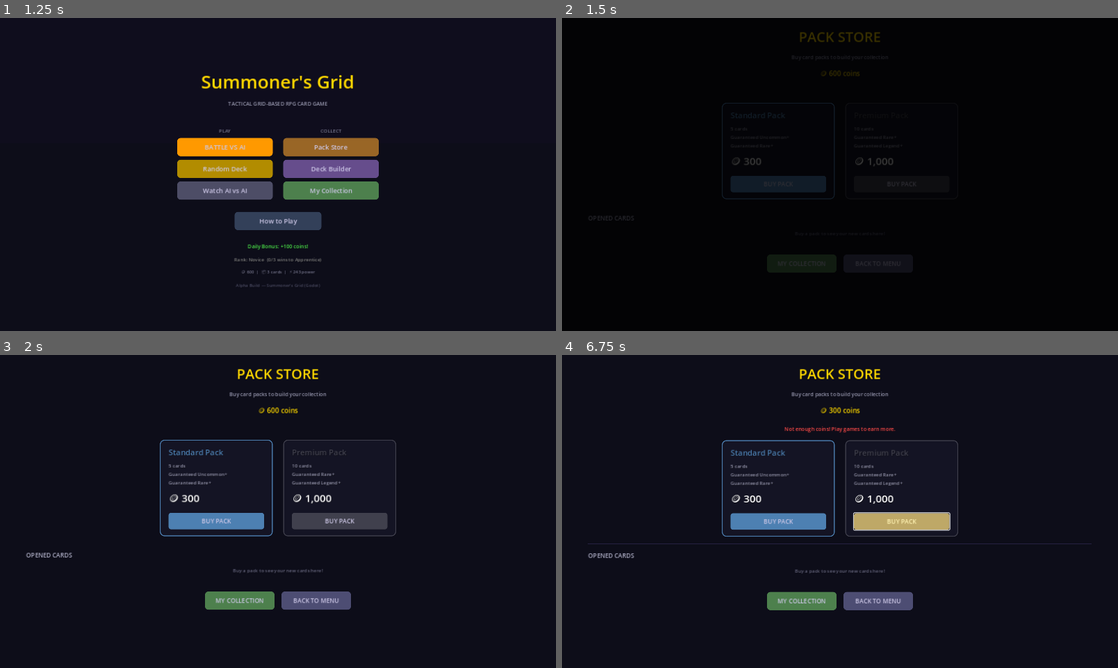
Above: before the commit, frames 1-4 (two rows, left to right).
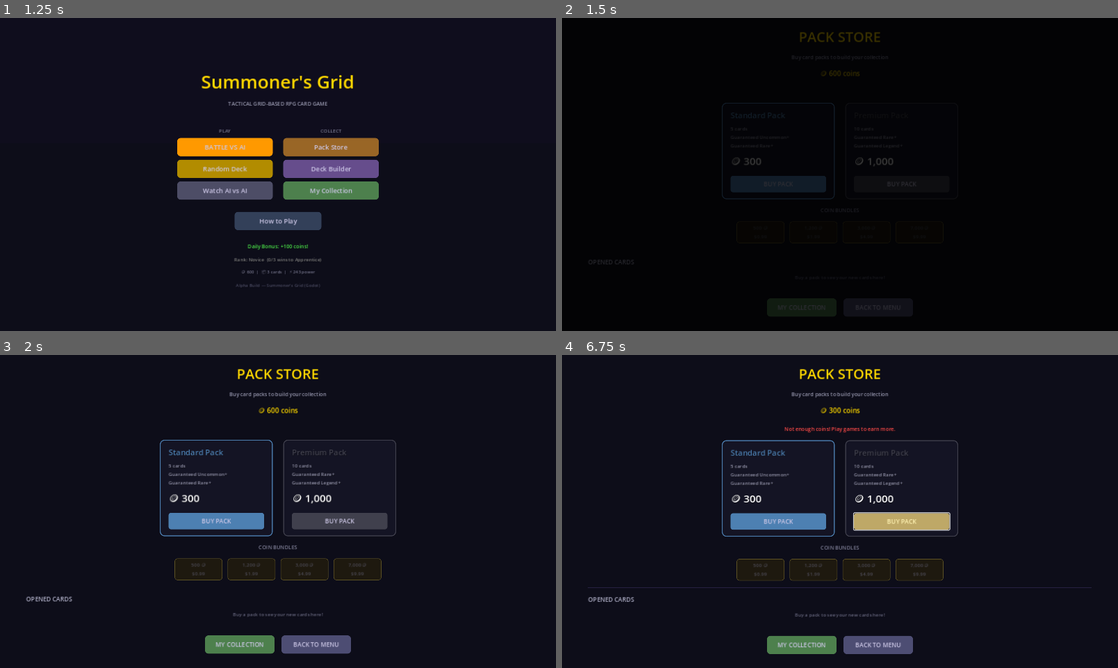
Above: after the commit, the same moments.

Repository: look-itsaxiom/summoners-grid
Game: Godot game, scene res://scenes/login.tscn
Same seed, same stepped clock (60 frames per second), same inputs: the game is played once before the commit and once after it.
Inputs (mouse positions are in pixels of both pictures, inside the frame that each line leads up to):
- Up to frame 1 (1.25 s): click "PLAY" at 0.5 s
- Up to frame 2 (1.5 s): click "Pack Store" at 1.25 s
- Up to frame 3 (2 s): no input
- Up to frame 4 (6.75 s): click "BUY PACK" at 2 s; click (840, 511) at 2.75 s; click (840, 511) at 3.5 s; click (840, 511) at 4.25 s; tap Enter at 5 s; move the mouse to (962, 495) at 5.02 s; tap E at 5.1 s; click (962, 495) at 5.17 s; click "CONTINUE" at 5.75 s; click "BUY PACK" at 6.5 s

Frame 1 is identical in both runs. In frame 2, 1.7% of the frame differs, in the area x 4-61%, y 60-96%; in frame 3, 3.7%; in frame 4, 4.2%, in the area x 4-96%, y 60-96%.

Commit message:
feat: coin bundle placeholders in pack store
Shows 4 coin bundles below packs:
- 500🪙 $0.99 | 1,200🪙 $1.99 | 3,000🪙 $4.99 | 7,000🪙 $9.99

Disabled (coming soon) until Stripe integration. Makes the store
feel complete and shows the monetization model. When Stripe is
wired, just enable the buttons and connect payment flow.

Co-Authored-By: Claude Opus 4.6 (1M context) <noreply@anthropic.com>

Diff:
--- a/godot/scripts/ui/pack_store.gd
+++ b/godot/scripts/ui/pack_store.gd
@@ -79,6 +79,24 @@
 	var coins: int = get_node("/root/CardStorage").get_coins()
 	_add_pack_card(packs, "Standard Pack", "5 cards\nGuaranteed Uncommon+\nGuaranteed Rare+", "🪙 300", Color(0.3, 0.5, 0.7), "standard", coins >= 300)
 	_add_pack_card(packs, "Premium Pack", "10 cards\nGuaranteed Rare+\nGuaranteed Legend+", "🪙 1,000", Color(0.7, 0.6, 0.3), "premium", coins >= 1000)
+
+	# Coin bundles teaser
+	var coin_label := Label.new()
+	coin_label.text = "COIN BUNDLES"
+	coin_label.add_theme_font_size_override("font_size", 12)
+	coin_label.add_theme_color_override("font_color", Color(0.5, 0.5, 0.6))
+	coin_label.horizontal_alignment = HORIZONTAL_ALIGNMENT_CENTER
+	main.add_child(coin_label)
+
+	var bundles := HBoxContainer.new()
+	bundles.add_theme_constant_override("separation", 12)
+	bundles.alignment = BoxContainer.ALIGNMENT_CENTER
+	main.add_child(bundles)
+
+	_add_coin_bundle(bundles, "500 🪙", "$0.99")
+	_add_coin_bundle(bundles, "1,200 🪙", "$1.99")
+	_add_coin_bundle(bundles, "3,000 🪙", "$4.99")
+	_add_coin_bundle(bundles, "7,000 🪙", "$9.99")
 
 	# Divider
 	var divider := ColorRect.new()
@@ -341,6 +359,29 @@
 	return stats
 
 
+func _add_coin_bundle(parent: HBoxContainer, coins_text: String, price: String) -> void:
+	var btn := Button.new()
+	btn.text = "%s\n%s" % [coins_text, price]
+	btn.custom_minimum_size = Vector2(110, 50)
+	btn.add_theme_font_size_override("font_size", 11)
+	btn.disabled = true  # Coming soon
+	btn.tooltip_text = "Coming soon — real money purchases"
+	var style := StyleBoxFlat.new()
+	style.bg_color = Color(0.12, 0.1, 0.06)
+	style.border_color = Color(0.4, 0.35, 0.15)
+	style.border_width_top = 1
+	style.border_width_bottom = 1
+	style.border_width_left = 1
+	style.border_width_right = 1
+	style.corner_radius_top_left = 6
+	style.corner_radius_top_right = 6
+	style.corner_radius_bottom_left = 6
+	style.corner_radius_bottom_right = 6
+	btn.add_theme_stylebox_override("normal", style)
+	btn.add_theme_stylebox_override("disabled", style)
+	parent.add_child(btn)
+
+
 func _add_nav_button(parent: HBoxContainer, text: String, color: Color, callback: Callable) -> void:
 	var btn := Button.new()
 	btn.text = text
